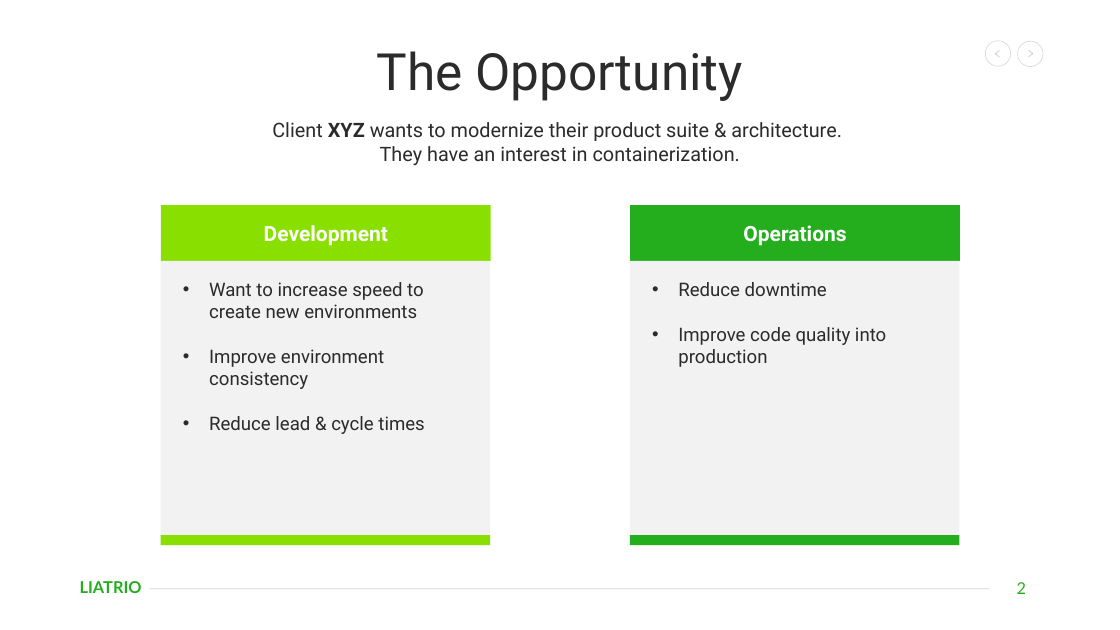
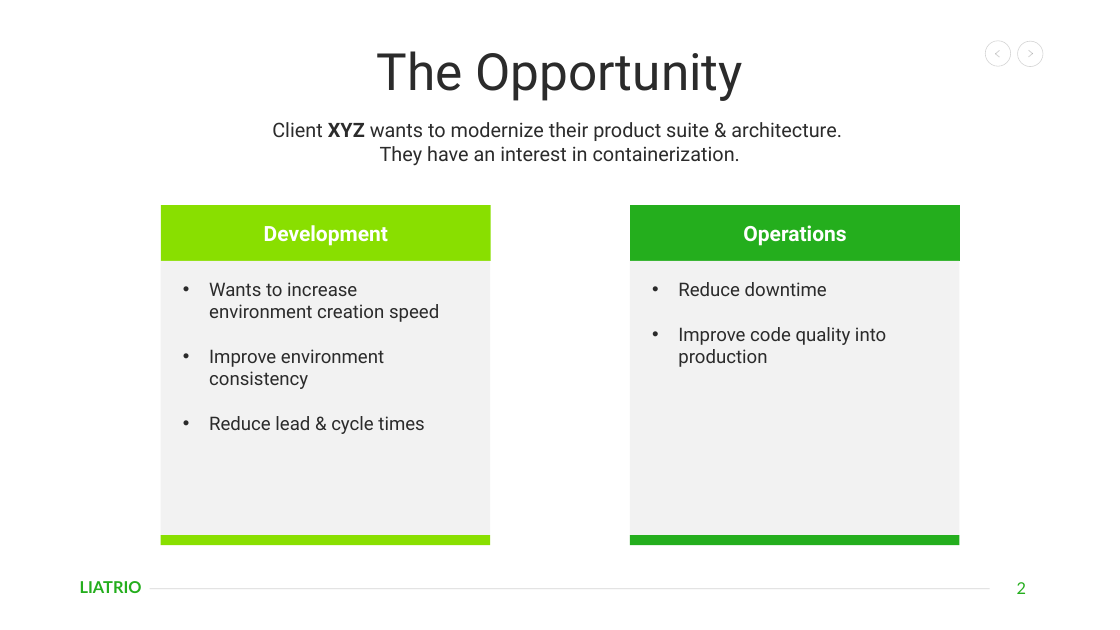
Before and after one commit to kevinjordan-99summits/liatrio-poc, a slide deck: slide 2 of docs/Presentation.pptx. Drawn at 1120x630 pixels with LibreOffice and Linux fonts; fonts in the diff are those of the drawing. Boxes give left, top, right and bottom in pixels: in the first picture for what was removed or moved away, otherwise in the second. Text is boxed around its words. In the diff, an @@ line names an element or a change of style, - is before the commit and + after.

```diff
--- a/docs/Presentation.pptx
+++ b/docs/Presentation.pptx
@@ text at (209,282,439,322): text changed @@
-• Want to increase speed to create new environments
+• Wants to increase environment creation speed
```
Also in this commit, not shown: 3 other slides changed, 6 other files.
